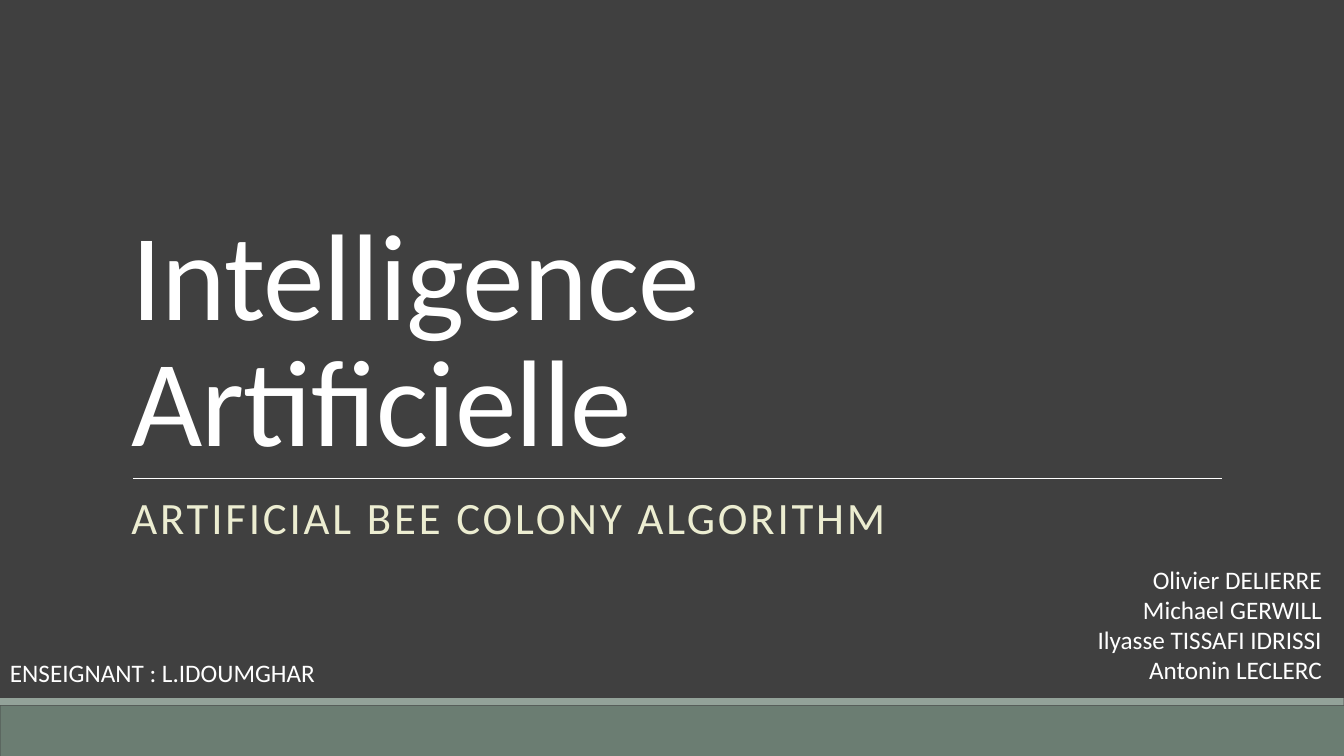
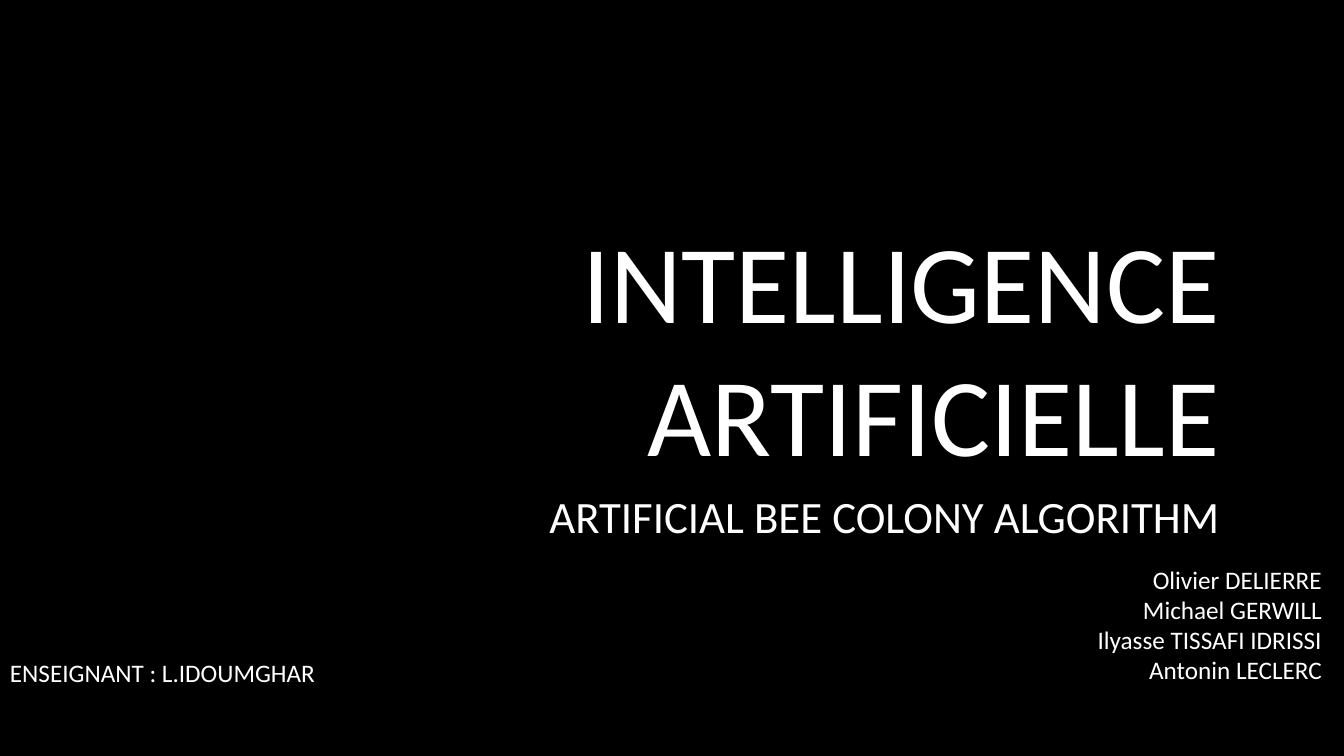
Before and after one commit to Olivier-Delierre/ABC-Algorithm, a slide deck: slide 1 of doc/diapo.pptx. Drawn at 1344x756 pixels with LibreOffice and Linux fonts; fonts in the diff are those of the drawing; background and template pictures are left out. Boxes give left, top, right and bottom in pixels: in the first picture for what was removed or moved away, otherwise in the second. Text is boxed around its words. In the diff, an @@ line names an element or a change of style, - is before the commit and + after.

```diff
--- a/doc/diapo.pptx
+++ b/doc/diapo.pptx
@@ background #404040 to picture (left out) @@
@@ title at (x1=582, y1=251, x2=1219, y2=457): text changed; size 88 to 79.2 pt @@
-Intelligence Artificielle
+INTELLIGENCE ARTIFICIELLE
@@ line removed from (133, 479) to (1222, 479) @@
@@ subtitle "ARTIFICIAL BEE COLONY ALGORITHM" moved from (x1=131, y1=505, x2=886, y2=535) to (x1=549, y1=504, x2=1219, y2=534) @@
@@ subtitle "ARTIFICIAL BEE COLONY ALGORITHM" at (x1=549, y1=504, x2=1219, y2=534): text colour #ECEDD1 to #FFFFFF, letter spacing 2 to 0 pt; alignment left to right; line spacing 0.9 to 1; less space between paragraphs @@
@@ rectangle removed at (x1=0, y1=706, x2=1344, y2=756) @@
@@ rectangle removed at (x1=0, y1=699, x2=1344, y2=706) @@
```
Also in this commit, not shown: 5 other slides changed, 5 slides added, 2 slides removed.
